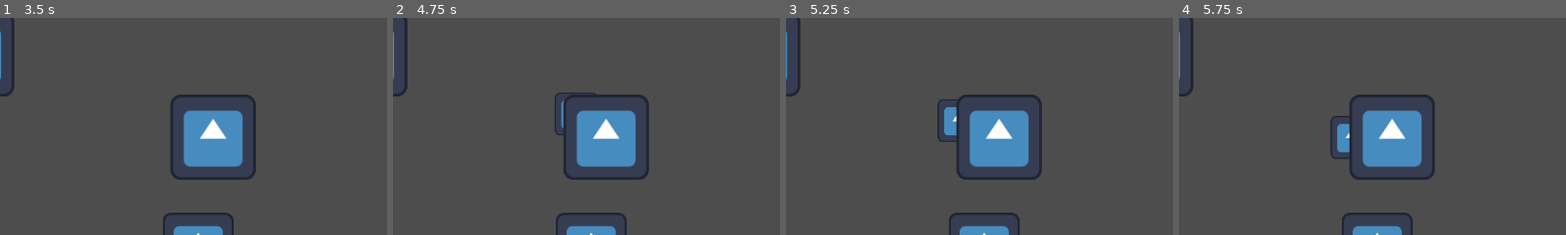
Above: before the commit, frames 1-4 (left to right).
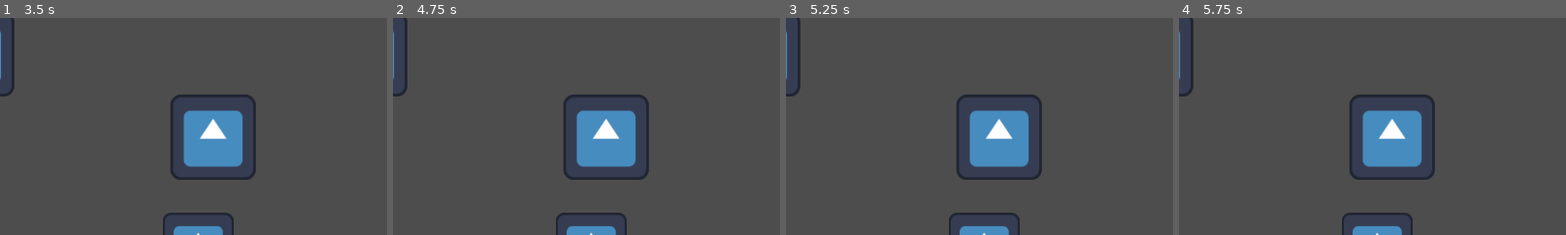
Above: after the commit, the same moments.

Repository: corin-gaiotto/gdc-jam-2025
Game: Godot game, scene res://Scenes/Fishing.tscn
The game is run twice, just before and just after one commit, with the same random seed, the same clock (stepped at 60 frames per second) and the same inputs. This scene is started directly instead of the project's main scene. The engine's default icon, where the game draws it, is replaced by a stand-in: a white triangle on a blue panel in a dark square.
Inputs:
- Up to frame 1 (3.5 s): tap Enter at 0.5, 2 s; hold D (right) 0.53-1.28 s; tap Space (fishing-interact) at 0.6, 1.25, 1.35, 2.1, 2.75, 2.85 s; hold S (down) 1.28-2.03 s; hold D (right) 2.03-2.78 s; hold W (up) from 2.78 s (still down)
- Up to frame 2 (4.75 s): tap Enter at 3.5 s; release W (up) at 3.53 s; hold A (left) from 3.53 s (still down); tap Space (fishing-interact) at 3.6, 4.25, 4.35 s
- Up to frame 3 (5.25 s): release A (left) at 5.03 s; hold S (down) from 5.03 s (still down); tap Space (fishing-interact) at 5.1 s
- Up to frame 4 (5.75 s): keep holding S (down)
The pictures show only the part of the screen within x 6-56%, y 6-55%; the shares and areas given below are measured in that part.

Frame 1 is identical in both runs. In frame 2, 0.2% of the frame differs, in the area x 41-53%, y 34-55%; in frame 3, 0.6%; in frame 4, 0.6%, in the area x 39-45%, y 45-65%.

Commit message:
more clarity to print statements

Diff:
--- a/Scripts/fishing_player.gd
+++ b/Scripts/fishing_player.gd
@@ -58,7 +58,7 @@
 		currentState = fishingEnum.FISHING_IDLE # Current (maybe) unfortunate side effect: the player casts a line whenever they start fishing. Honestly, this is pretty beneficial so I'm loath to call it a bad side effect.
 
 	if isFishing:
-		print(currentState)
+		print("[fishing_player]", currentState)
 		match currentState:
 
 			fishingEnum.FISHING_IDLE:
@@ -93,7 +93,7 @@
 				# if stateTimeRemaining runs out, fish gets away; otherwise, if interact pressed, then start reeling in
 				if Input.is_action_just_pressed("fishing-interact"):
 					currentState = fishingEnum.FISHING_PULL_HOOK
-					_hookSprite.visible = true
+					_hookSprite.visible = false
 					# set fish state to reeling (instead of idle)
 				elif stateTimeRemaining < 1:
 					# also maybe remove the fish entirely? idk
@@ -117,5 +117,7 @@
 func _on_hook_area_entered(area: Area2D) -> void:
 	# Fish collides with hook while hook is active
 	if currentState == fishingEnum.FISHING_CAST_IDLE:
+		print("[fishing_player] A Bite!")
 		var hookedFish = area.get_parent()
 		currentState = fishingEnum.FISHING_BIT_HOOK
+		stateTimeRemaining = 30 # half a second to react to fish bite (placeholder)
